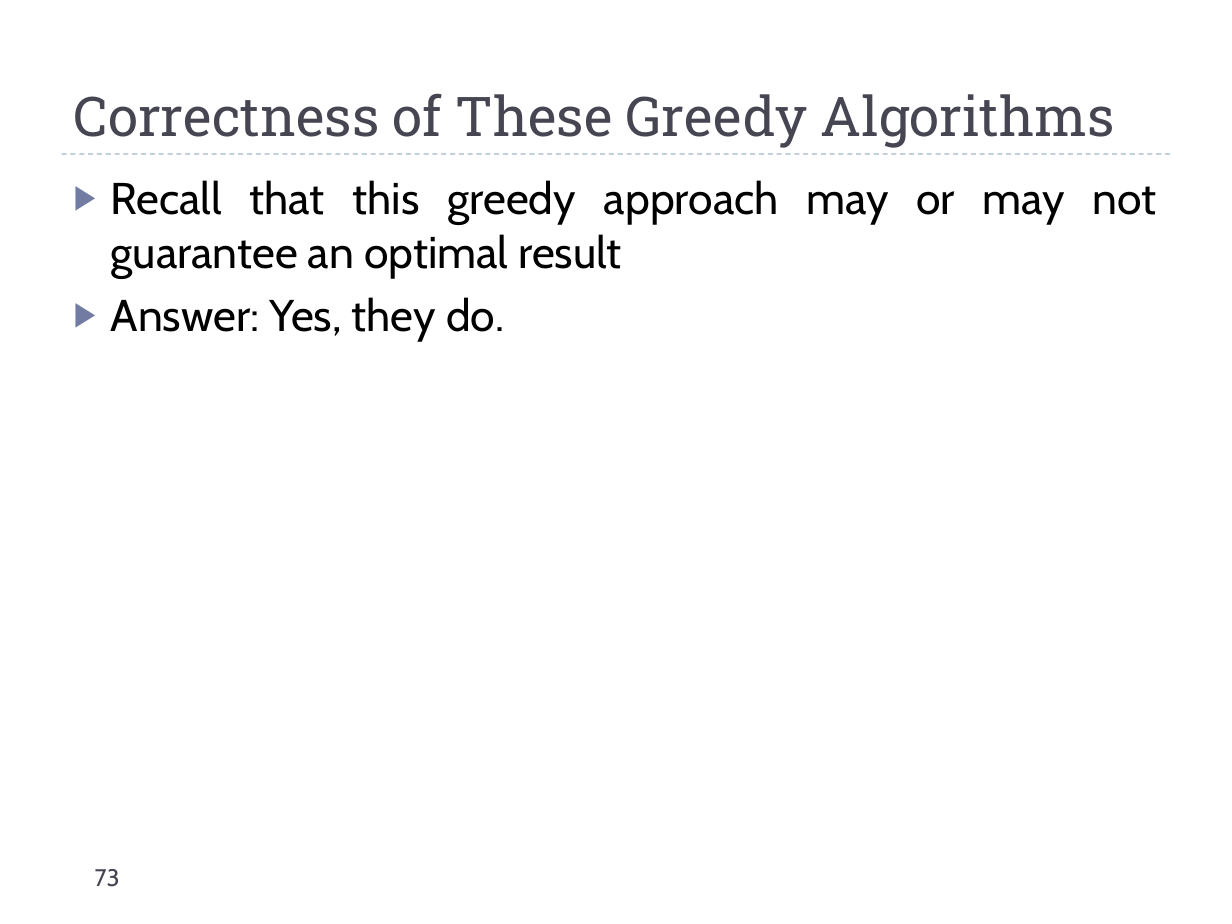
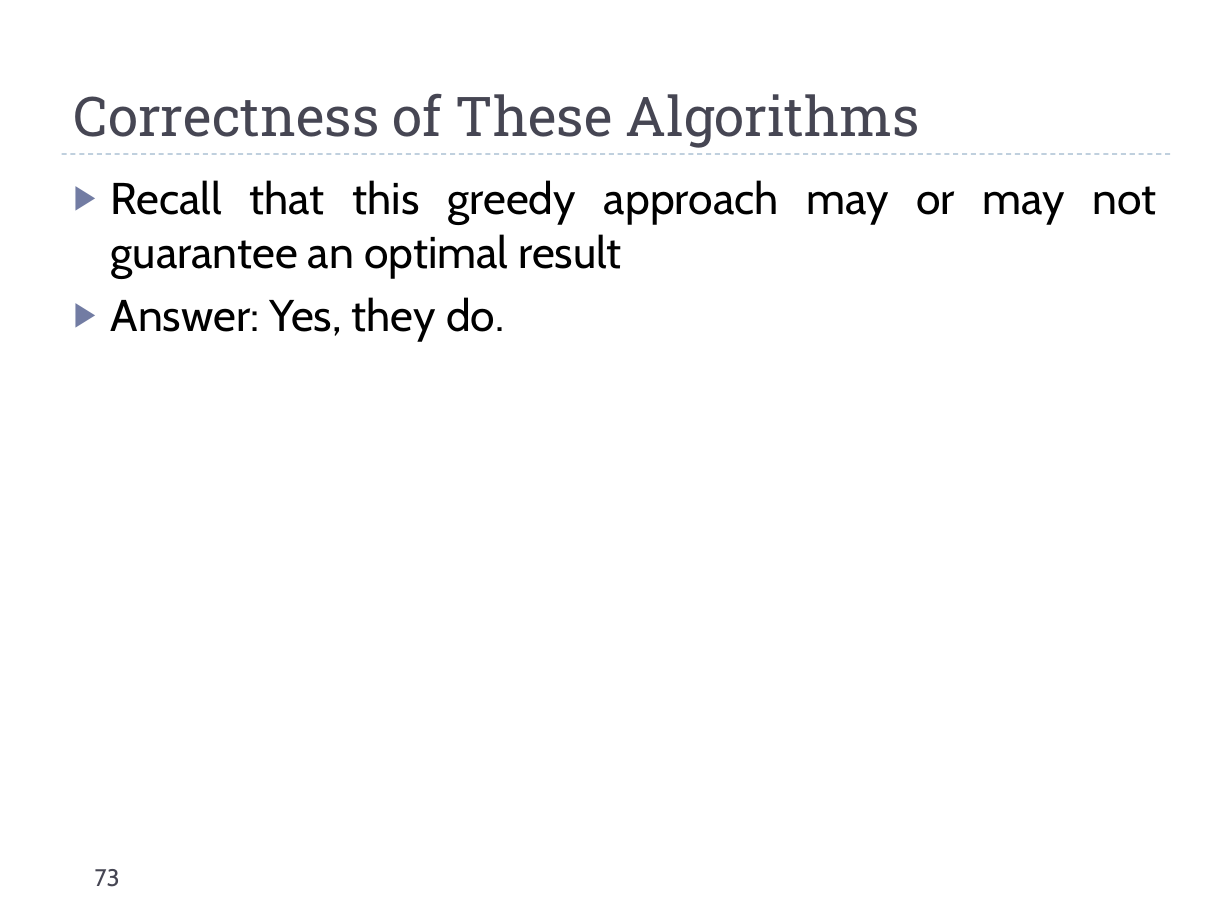
Before and after one commit to markfloryan/dsa2, a slide deck: slide 73 of slides/graphs-basic.pptx. Drawn at 1232x924 pixels with LibreOffice and Linux fonts; fonts in the diff are those of the drawing. Boxes give left, top, right and bottom in pixels: in the first picture for what was removed or moved away, otherwise in the second. Text is boxed around its words. In the diff, an @@ line names an element or a change of style, - is before the commit and + after.

Commit message:
small change to graph slides

```diff
--- a/slides/graphs-basic.pptx
+++ b/slides/graphs-basic.pptx
@@ title at (74, 93, 920, 148): text changed @@
-Correctness of These Greedy Algorithms
+Correctness of These Algorithms
```
Also in this commit, not shown: 1 other file.
